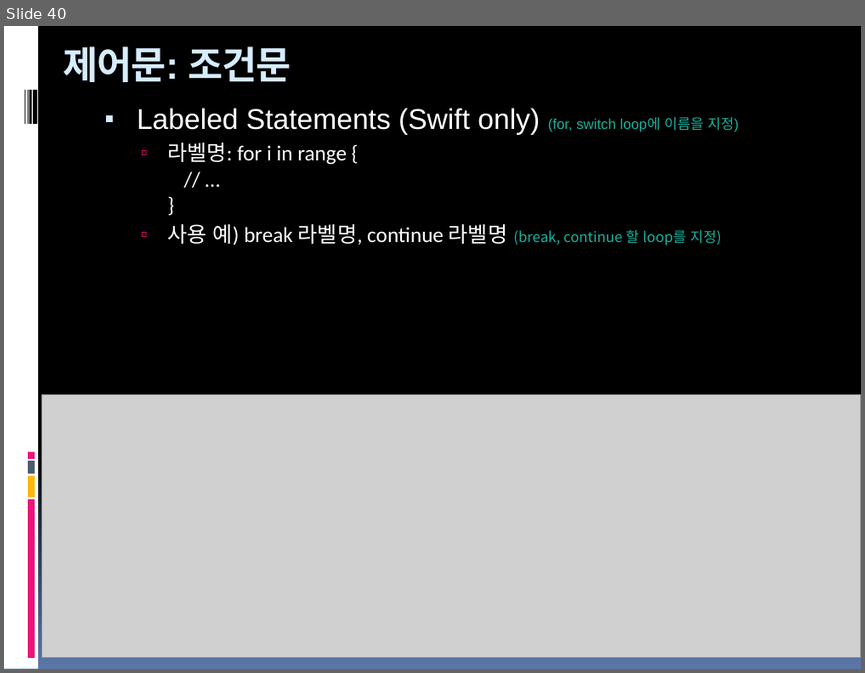
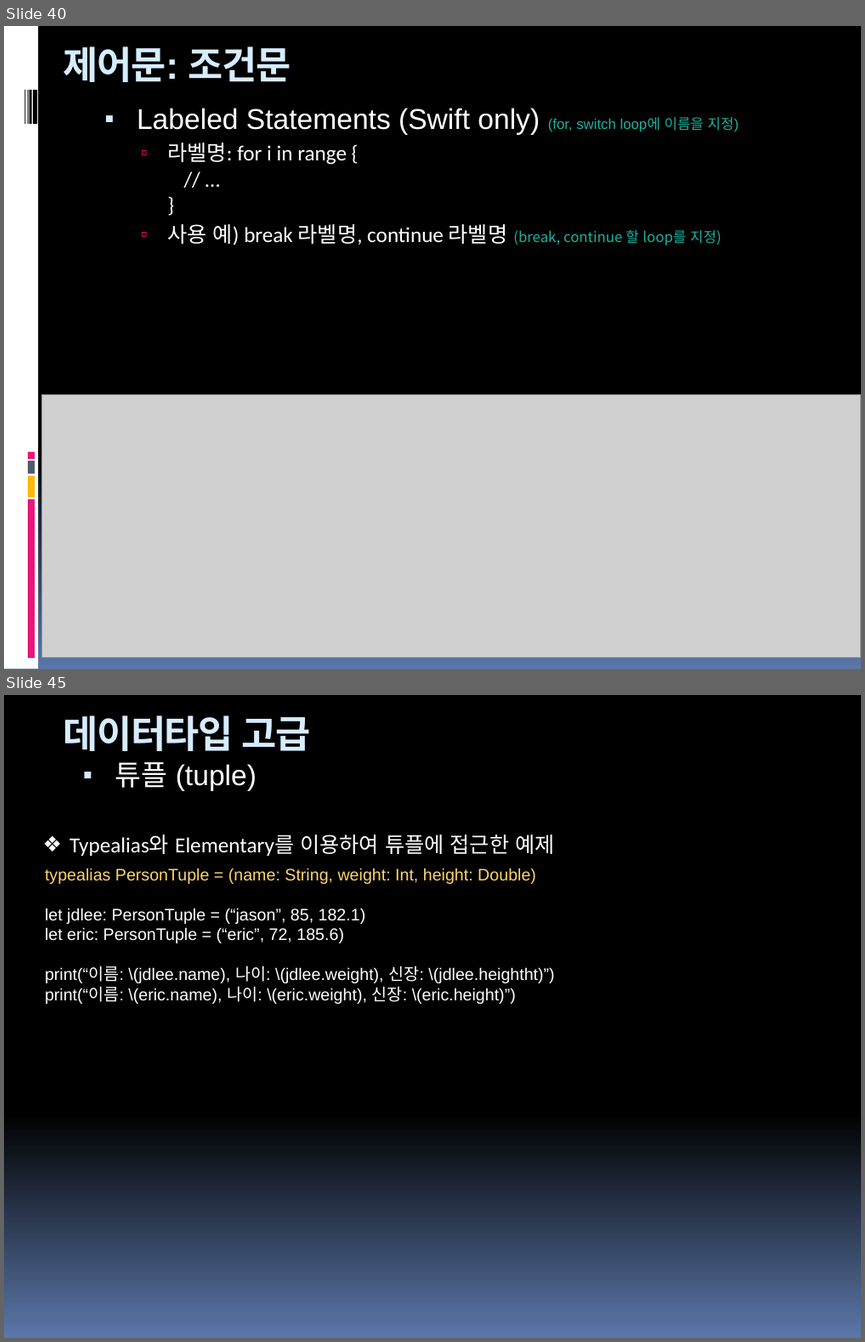
Before and after one commit to hounga13/helloSwift, a slide deck: Swift세미나자료.pptx. Shown one above the other, each under a label of ours: slide 40 before the commit, slides 40 and 45 after it; the slides between them are not shown. The pictures are 865x673 and 865x1342 pixels, drawn with LibreOffice and Linux fonts; fonts in the diff are those of the drawing; grey boxes stand for pictures. Boxes give left, top, right and bottom in pixels: in the first picture for what was removed or moved away, otherwise in the second. Text is boxed around its words. In the diff, an @@ line names an element or a change of style, - is before the commit and + after.

Commit message:
7장데이터형고급

```diff
--- a/Swift세미나자료.pptx
+++ b/Swift세미나자료.pptx
@@ slide 45 added at (4,695,861,1338), background gradient #000000 to #5B77A8 @@
@@ text added at (63,715,311,751), 32 pt, text #D6ECFF, bold @@
+데이터타입 고급
@@ text added at (115,762,256,791), 24 pt, text #FFFFFF @@
+▪ 튜플 (tuple)
@@ text added at (69,834,554,856), 18 pt, text #FFFFFF @@
+❖ Typealias와 Elementary를 이용하여 튜플에 접근한 예제
@@ text added at (45,868,554,1004), 14 pt, text #FFFFFF @@
+typealias PersonTuple = (name: String, weight: Int, height: Double)
+let jdlee: PersonTuple = (“jason”, 85, 182.1)
+let eric: PersonTuple = (“eric”, 72, 185.6)
+print(“이름: \(jdlee.name), 나이: \(jdlee.weight), 신장: \(jdlee.heightht)”)
+print(“이름: \(eric.name), 나이: \(eric.weight), 신장: \(eric.height)”)
```
Also in this commit, not shown: 4 other slides added.
